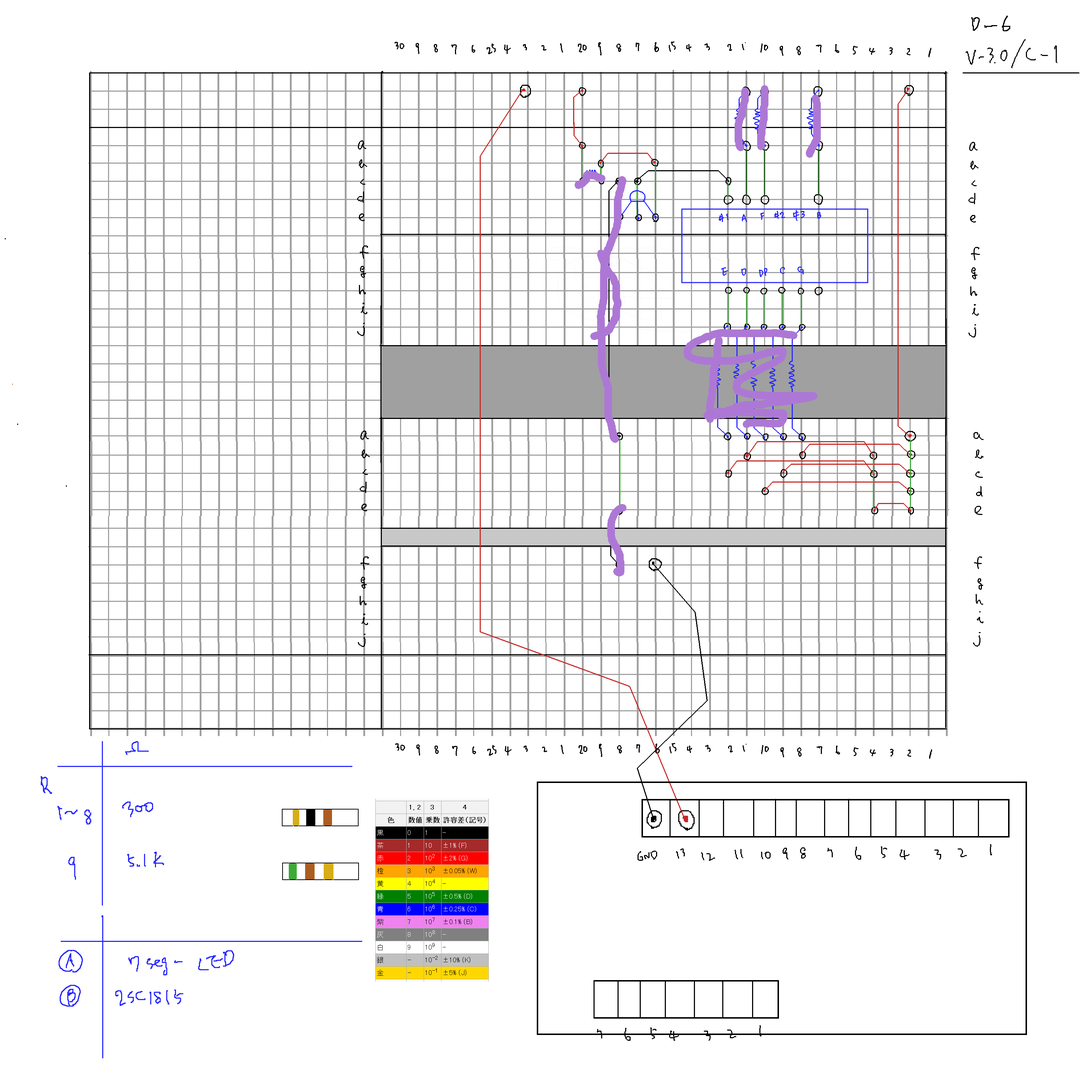
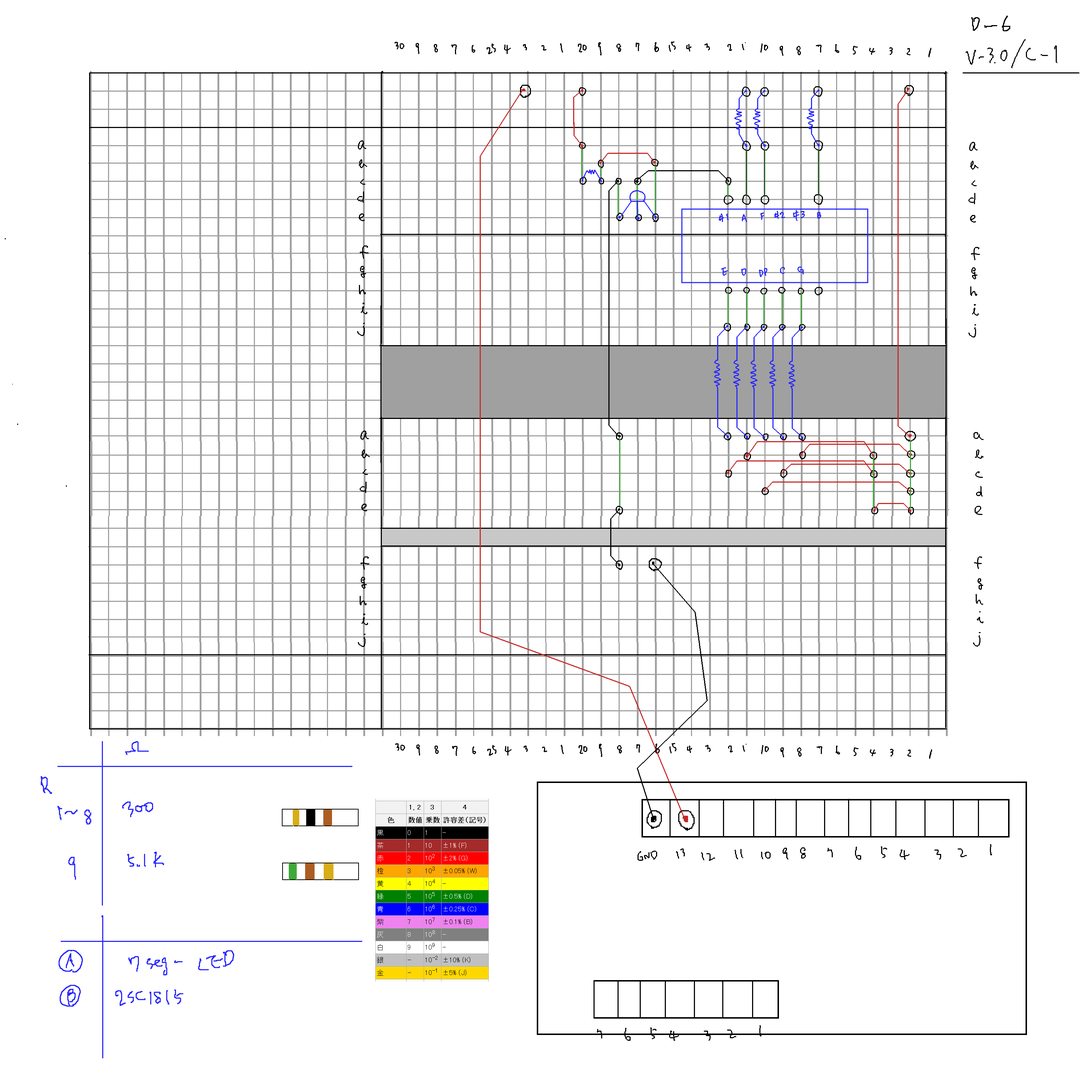
The second (1091, 1091) image is a revision of the first. Changes to its layers:
hid "done", painted on it over (547, 85, 822, 577)
